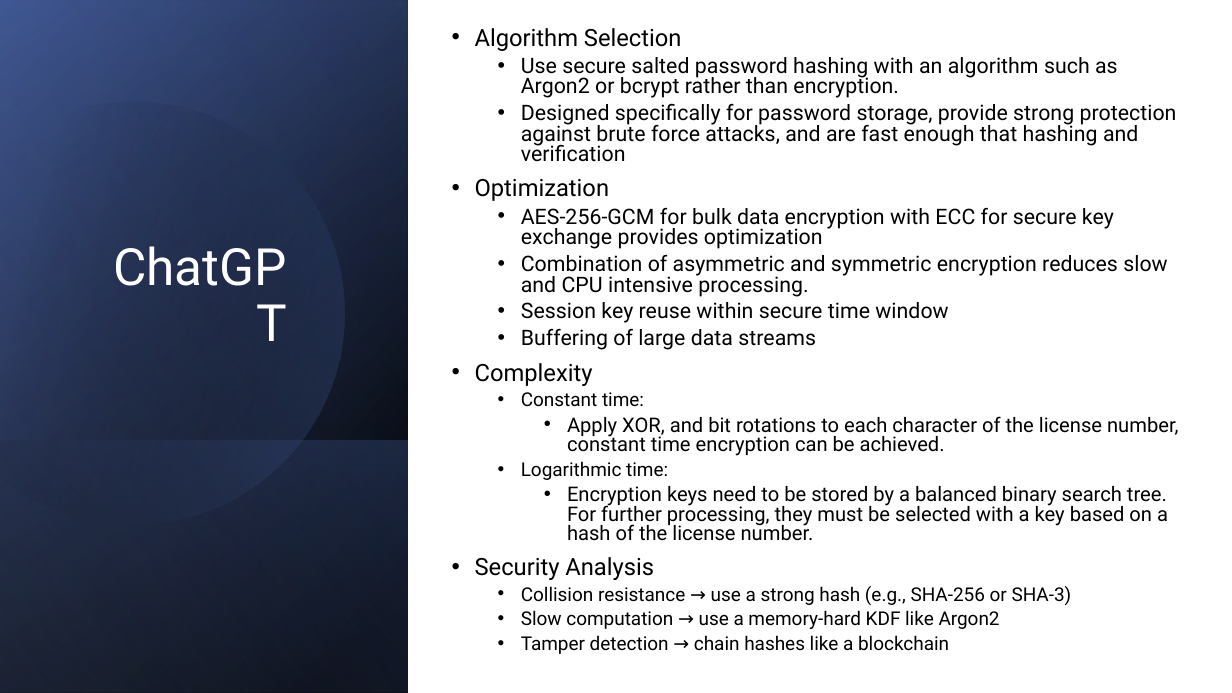
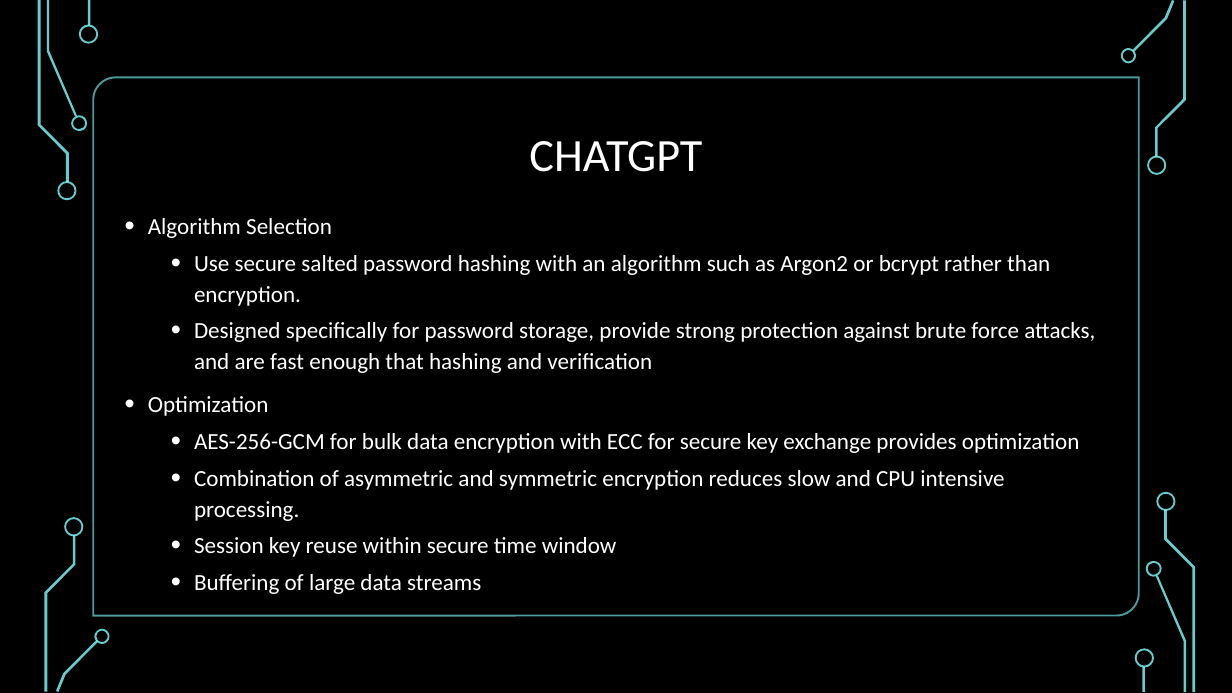
Before and after one commit to M0ck1ngjay178/CMSC-4200-AI, a slide deck: slide 5 of Project/slides/CMSC-4200-Group1-Project.pptx. Drawn at 1232x693 pixels with LibreOffice and Linux fonts; fonts in the diff are those of the drawing; background and template pictures are left out. Boxes give left, top, right and bottom in pixels: in the first picture for what was removed or moved away, otherwise in the second. Text is boxed around its words. In the diff, an @@ line names an element or a change of style, - is before the commit and + after.

```diff
--- a/Project/slides/CMSC-4200-Group1-Project.pptx
+++ b/Project/slides/CMSC-4200-Group1-Project.pptx
@@ background #FFFFFF to picture (left out) @@
@@ rectangle at <box>0,0,1232,693</box>: fill #FFFFFF to #000000 @@
@@ rectangle removed at <box>0,0,409,693</box> @@
@@ rectangle removed at <box>0,1,409,693</box> @@
@@ rectangle removed at <box>0,0,409,692</box> @@
@@ group added at <box>38,0,1196,692</box>: 18 freeform shapes, 2 rectangles, 1 round diag rect @@
@@ freeform shape removed at <box>0,52,395,567</box> @@
@@ title "CHATGPT" at <box>529,141,702,172</box>: vertical alignment bottom to middle @@
@@ title at <box>529,141,702,172</box>: text changed; size 40 to 36 pt; font Roboto to Calibri @@
-ChatGPT
+CHATGPT
@@ text "Algorithm Selection": place and size @@
-text "Algorithm Selection" at <box>475,28,1178,654</box>
+text "Algorithm Selection" at <box>148,218,1095,590</box>
@@ text "Algorithm Selection" at <box>148,218,1095,590</box>: size 18.5 to 18 pt in "Algorithm Selection", "Optimization"; font Roboto to Calibri, text colour #000000 to #FFFFFF, size 16.6 to 18 pt; line spacing 0.8 to 1.1 @@
@@ text at <box>475,363,1178,654</box>: paragraphs removed @@
-• Complexity
-  • Constant time:
-    • Apply XOR, and bit rotations to each character of the license number, constant time encryption can be achieved.
-  • Logarithmic time:
-    • Encryption keys need to be stored by a balanced binary search tree. For further processing, they must be selected with a key based on a hash of the license number.
-• Security Analysis
-  • Collision resistance → use a strong hash (e.g., SHA-256 or SHA-3)
-  • Slow computation → use a memory-hard KDF like Argon2
-  • Tamper detection → chain hashes like a blockchain
@@ rectangle removed at <box>0,440,409,693</box> @@
@@ group added at <box>0,0,1214,693</box>: 14 freeform shapes, 3 rectangles @@
```
Also in this commit, not shown: 9 other slides changed, 7 slides added, 3 slides removed, 1 other file.
